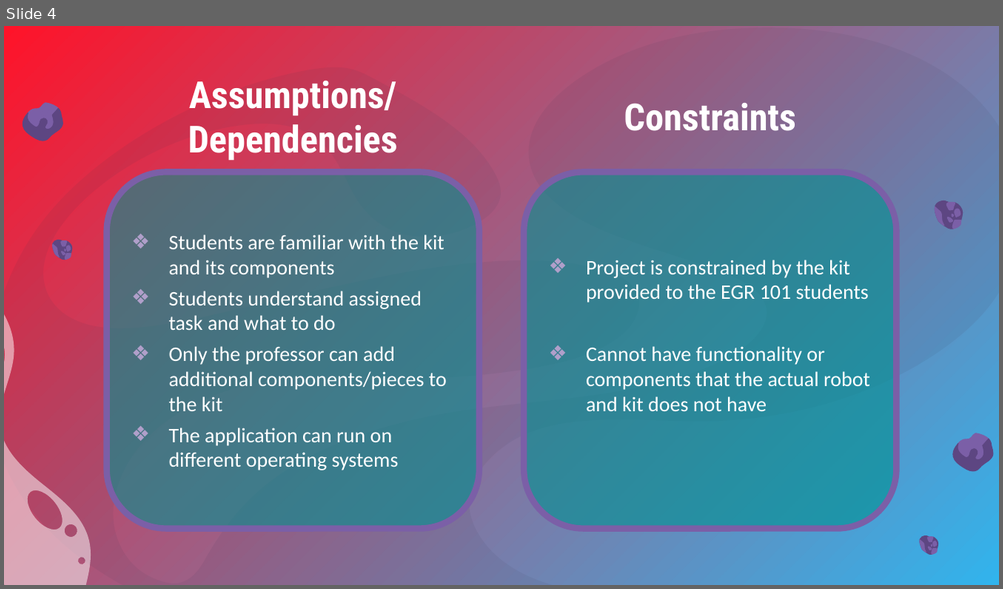
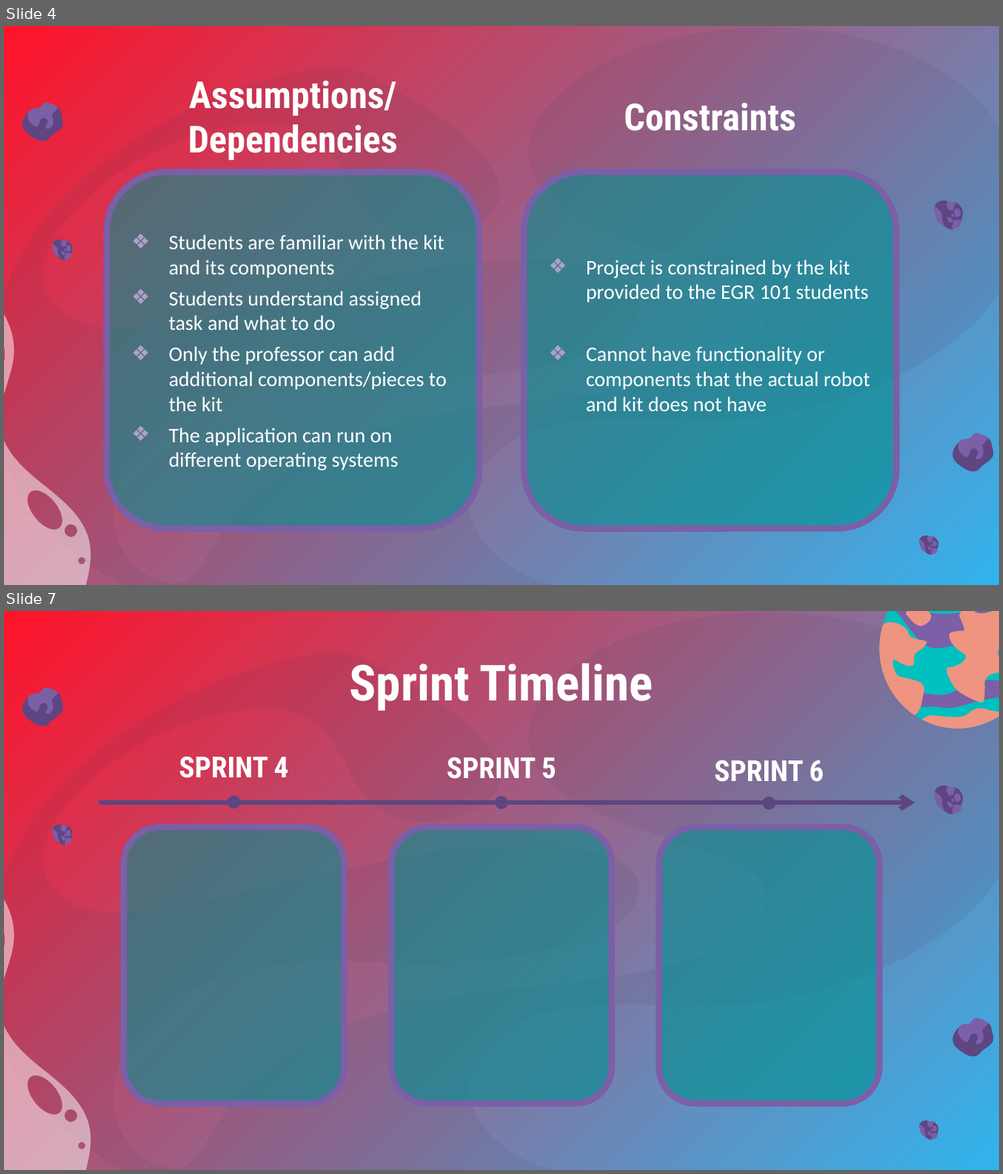
Before and after one commit to DanielKhali1/EGR101-Sim, a slide deck: Documentation/sprintdemo4.pptx. Shown one above the other, each under a label of ours: slide 4 before the commit, slides 4 and 7 after it; the slides between them are not shown. The pictures are 1003x589 and 1003x1174 pixels, drawn with LibreOffice and Linux fonts; fonts in the diff are those of the drawing; background and template pictures are left out. Boxes give left, top, right and bottom in pixels: in the first picture for what was removed or moved away, otherwise in the second. Text is boxed around its words. In the diff, an @@ line names an element or a change of style, - is before the commit and + after.

```diff
--- a/Documentation/sprintdemo4.pptx
+++ b/Documentation/sprintdemo4.pptx
@@ slide 7 added at [4,611,999,1170], background picture (left out); not listed: 35 template elements that a slide beside it also shows @@
@@ text added at [350,663,652,711], 48 pt, text #FFFFFF, bold @@
+Sprint Timeline
@@ group added at [879,611,999,729]: 8 freeform shapes @@
@@ text added at [179,757,289,778], 28 pt, text #FFFFFF, bold @@
+SPRINT 4
@@ text added at [447,758,556,779], 28 pt, text #FFFFFF, bold @@
+SPRINT 5
@@ text added at [714,760,824,782], 28 pt, text #FFFFFF, bold @@
+SPRINT 6
@@ arrow added from (99, 803) to (915, 803), #5C467F 4.5 pt @@
@@ ellipse added at [227,795,241,809], fill #5D4682 @@
@@ ellipse added at [495,796,509,809], fill #5D4682 @@
@@ ellipse added at [762,797,776,810], fill #5D4682 @@
@@ rounded rectangle added at [123,827,344,1104], fill #009090 at 60% opacity, outline #7B5FA7 6 pt @@
@@ rounded rectangle added at [391,827,612,1104], fill #009090 at 60% opacity, outline #7B5FA7 6 pt @@
@@ rounded rectangle added at [659,827,879,1104], fill #009090 at 60% opacity, outline #7B5FA7 6 pt @@
```
Also in this commit, not shown: 2 other slides added.
